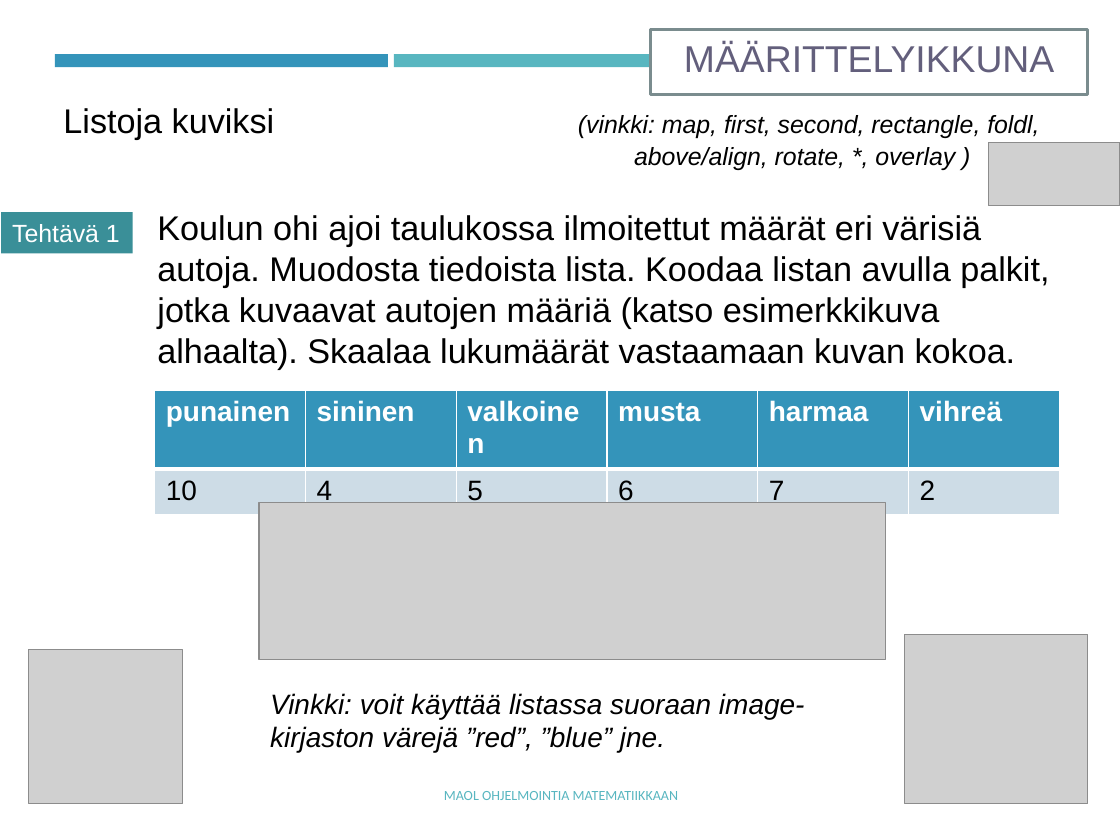
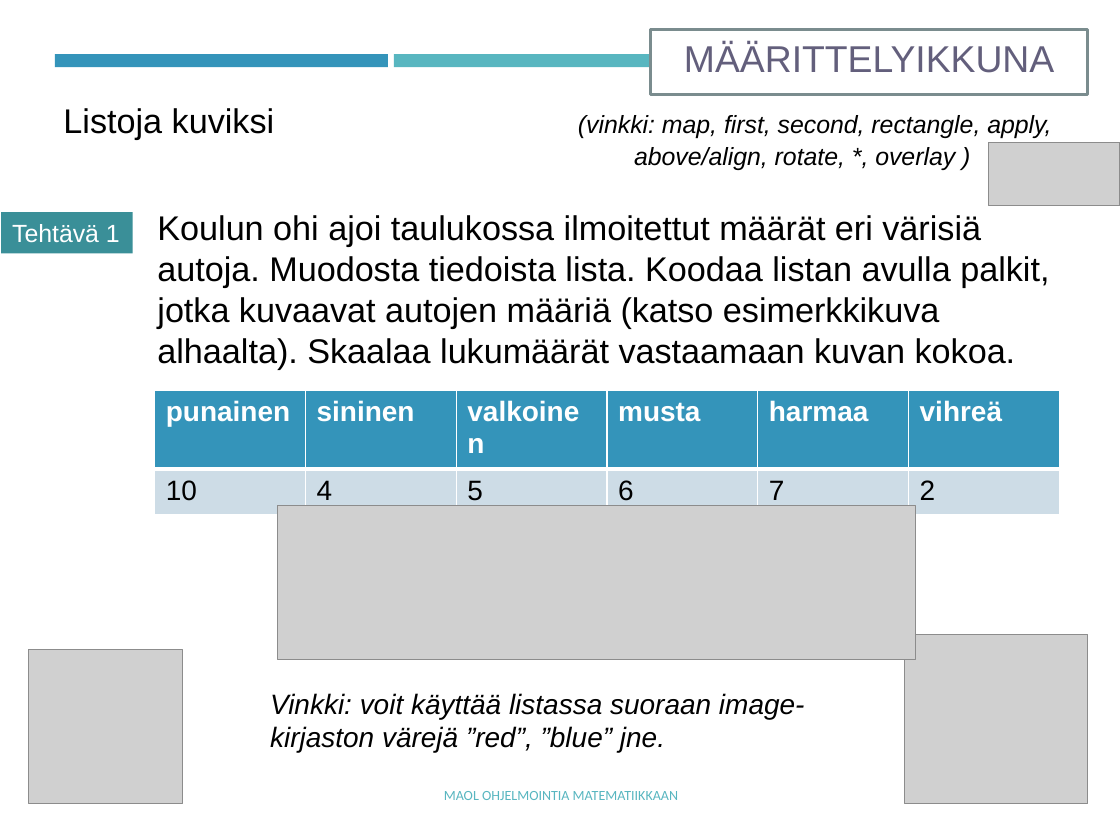
Before and after one commit to tyynetyyne/tyynetyyne.github.io, a slide deck: slide 17 of tehtavat/tiedostot/maol/power_point/Racket-MAOL-9-listat.pptx (slide 18 before the commit). Drawn at 1120x840 pixels with LibreOffice and Linux fonts; fonts in the diff are those of the drawing; grey boxes stand for pictures. Boxes give left, top, right and bottom in pixels: in the first picture for what was removed or moved away, otherwise in the second. Text is boxed around its words. In the diff, an @@ line names an element or a change of style, - is before the commit and + after.

```diff
--- a/tehtavat/tiedostot/maol/power_point/Racket-MAOL-9-listat.pptx
+++ b/tehtavat/tiedostot/maol/power_point/Racket-MAOL-9-listat.pptx
@@ text at [63, 108, 1051, 140]: text changed @@
-Listoja kuviksi (vinkki: map, first, second, rectangle, foldl,
+Listoja kuviksi (vinkki: map, first, second, rectangle, apply,
@@ picture: place and size @@
-picture at [259, 503, 885, 660]
+picture at [278, 505, 916, 660]
```
Also in this commit, not shown: 5 other slides changed, 2 slides added, 6 other files.
